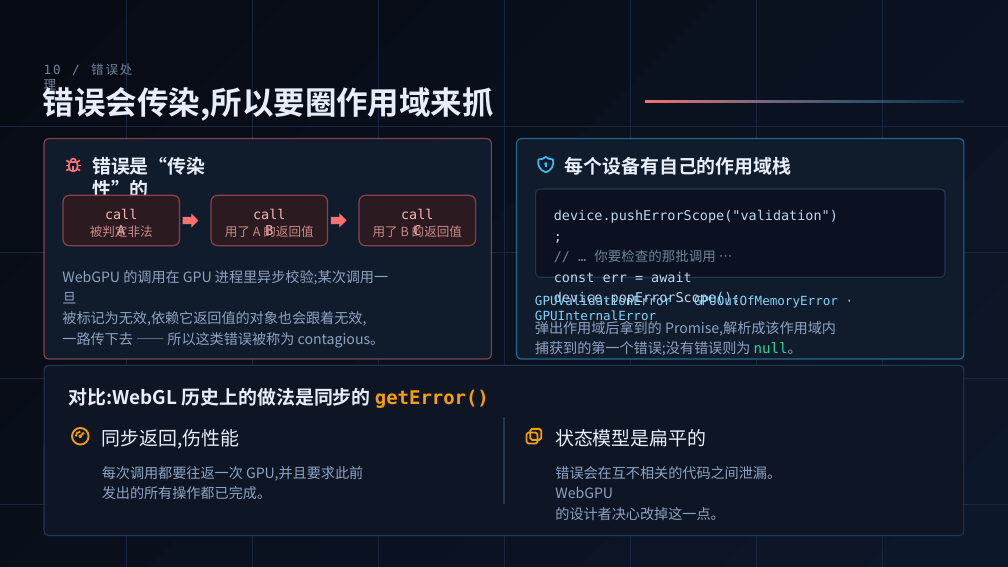
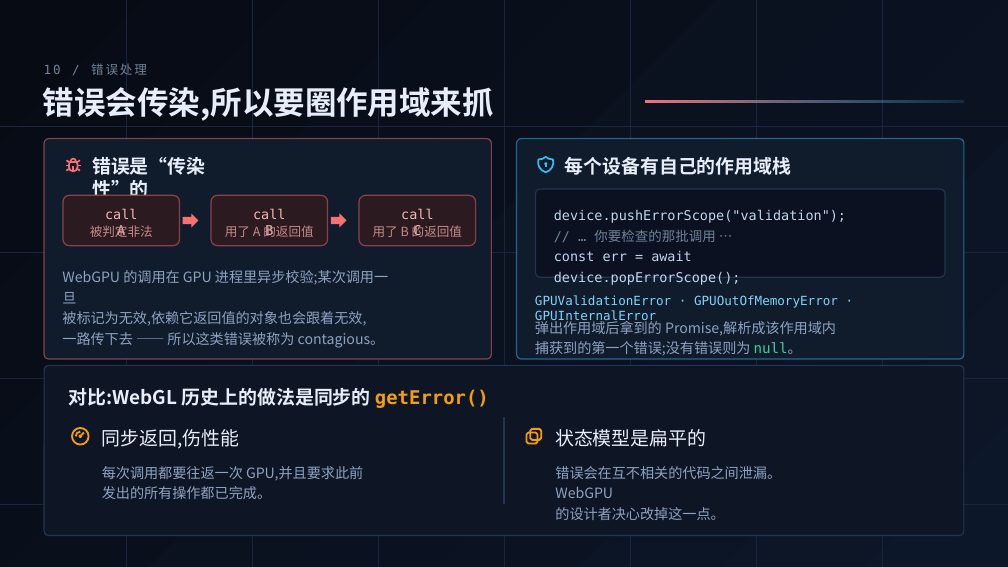
Before and after one commit to hugohe3/ppt-master-examples, a slide deck: slide 11 of examples/ppt169_webgpu_intro_quick/exports/ppt169_webgpu_intro_quick.pptx. Drawn at 1008x567 pixels with LibreOffice and Linux fonts; fonts in the diff are those of the drawing. Boxes give left, top, right and bottom in pixels: in the first picture for what was removed or moved away, otherwise in the second. Text is boxed around its words. In the diff, an @@ line names an element or a change of style, - is before the commit and + after.

```diff
--- a/examples/ppt169_webgpu_intro_quick/exports/ppt169_webgpu_intro_quick.pptx
+++ b/examples/ppt169_webgpu_intro_quick/exports/ppt169_webgpu_intro_quick.pptx
@@ text "10 / 错误处理" rewrapped from bbox=[44, 63, 133, 93] to bbox=[44, 63, 147, 75] @@
@@ text "device.pushErrorScope("validation"); // … 你要检查的那批调用 … ..." rewrapped from bbox=[554, 209, 838, 305] to bbox=[554, 209, 846, 285] @@
```
Also in this commit, not shown: 11 other slides changed, 8 other files.
